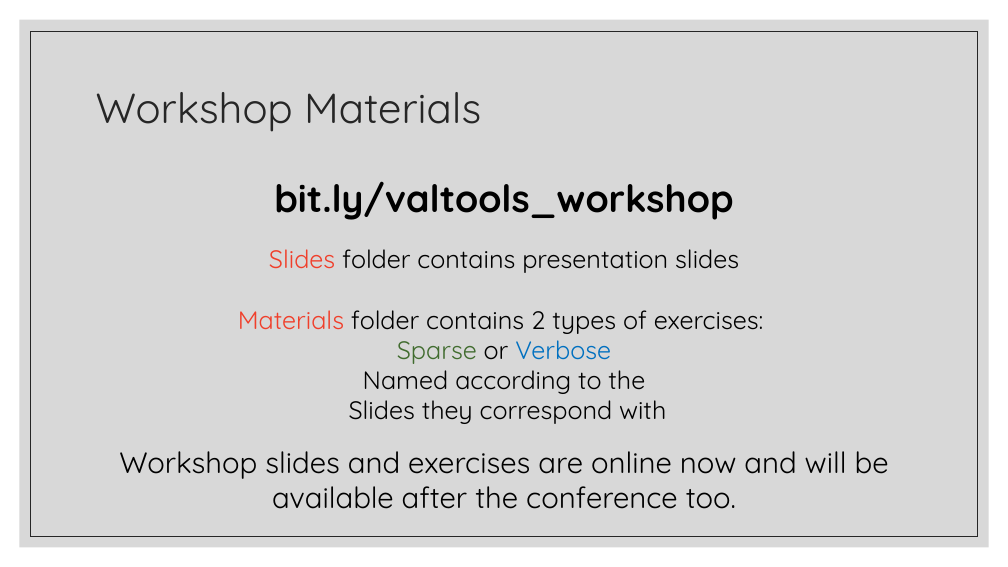
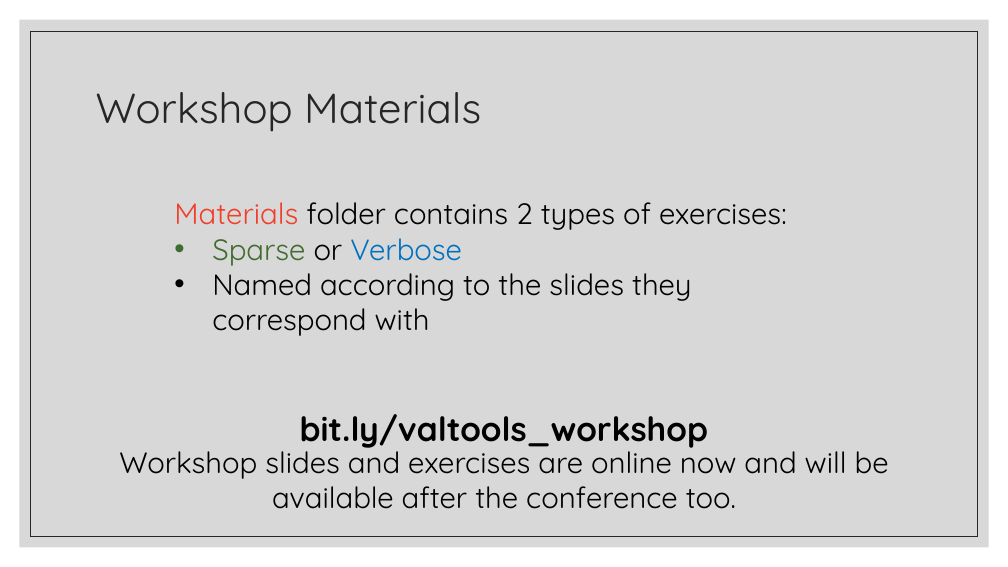
Before and after one commit to FredHutch/R_Package_Validation_Tutorial, a slide deck: slide 15 of Slides/Slides-01-Welcome_and_Orientation/Slides-01-Welcome_and_Orientation.pptx (slide 12 before the commit). Drawn at 1008x567 pixels with LibreOffice and Linux fonts; fonts in the diff are those of the drawing. Boxes give left, top, right and bottom in pixels: in the first picture for what was removed or moved away, otherwise in the second. Text is boxed around its words. In the diff, an @@ line names an element or a change of style, - is before the commit and + after.

```diff
--- a/Slides/Slides-01-Welcome_and_Orientation/Slides-01-Welcome_and_Orientation.pptx
+++ b/Slides/Slides-01-Welcome_and_Orientation/Slides-01-Welcome_and_Orientation.pptx
@@ text "Materials folder contains 2 types ...": place and size @@
-text "Materials folder contains 2 types ..." at bbox=[238, 249, 764, 424]
+text "Materials folder contains 2 types ..." at bbox=[174, 202, 787, 336]
@@ text at bbox=[174, 202, 787, 266]: size 24 to 28 pt in "Materials folder contains 2 types of exercises:", "Sparse or Verbose"; alignment centre to left; bullet none to • @@
@@ text at bbox=[212, 265, 692, 336]: text changed; size 24 to 28 pt @@
-    Named according to the
-    Slides they correspond with
+    • Named according to the slides they correspond with
@@ text at bbox=[269, 249, 739, 273]: paragraph removed @@
-    Slides folder contains presentation slides
@@ text "bit.ly/valtools_workshop": place and size @@
-text "bit.ly/valtools_workshop" at bbox=[274, 181, 733, 220]
+text "bit.ly/valtools_workshop" at bbox=[300, 414, 708, 448]
@@ text "bit.ly/valtools_workshop" at bbox=[300, 414, 708, 448]: size 36 to 32 pt @@
```
Also in this commit, not shown: 6 other slides changed, 2 slides added, 1 other file.
